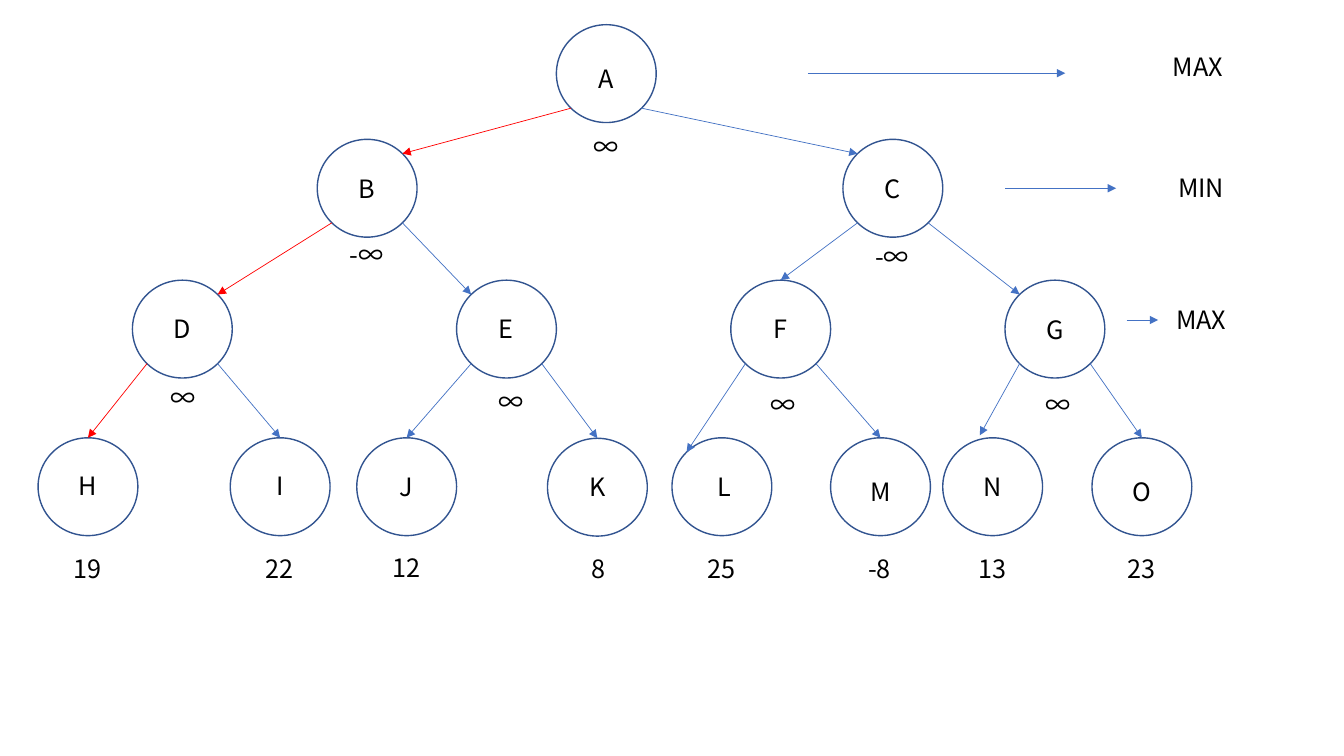
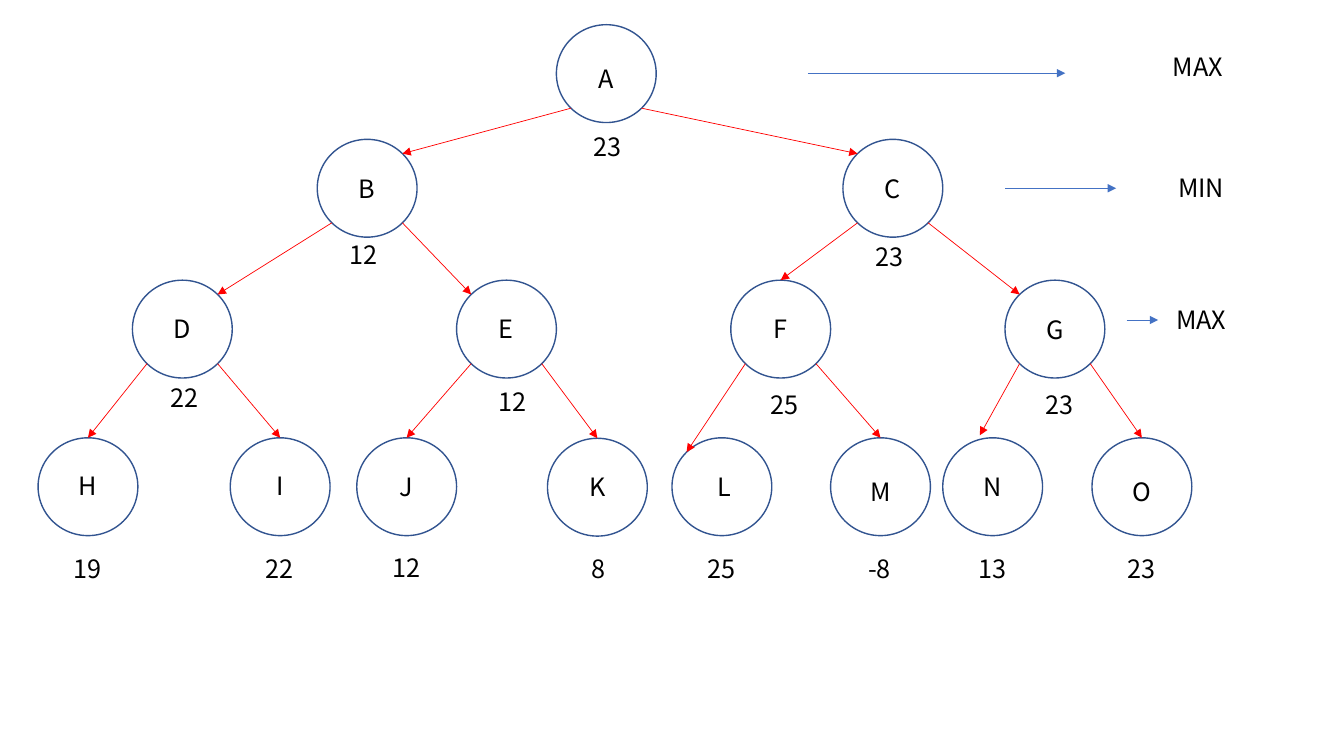
Before and after one commit to JunRock/3Grade, a slide deck: slide 13 of 인공지능/다신 듣지 말것.pptx (slide 12 before the commit). Drawn at 1344x756 pixels with LibreOffice and Linux fonts; fonts in the diff are those of the drawing. Boxes give left, top, right and bottom in pixels: in the first picture for what was removed or moved away, otherwise in the second. Text is boxed around its words. In the diff, an @@ line names an element or a change of style, - is before the commit and + after.

```diff
--- a/인공지능/다신 듣지 말것.pptx
+++ b/인공지능/다신 듣지 말것.pptx
@@ arrow (641, 108) - (858, 153): stroke #4472C4 0.5 pt to #FF0000 0.5 pt @@
@@ text at [594, 137, 622, 157]: text changed @@
-∞
+23
@@ arrow (402, 223) - (471, 294): stroke #4472C4 0.5 pt to #FF0000 0.5 pt @@
@@ arrow (858, 223) - (781, 280): stroke #4472C4 0.5 pt to #FF0000 0.5 pt @@
@@ arrow (929, 223) - (1020, 294): stroke #4472C4 0.5 pt to #FF0000 0.5 pt @@
@@ text at [350, 245, 378, 264]: text changed @@
--∞
+12
@@ text at [875, 247, 903, 267]: text changed @@
--∞
+23
@@ text at [171, 388, 199, 407]: text changed @@
-∞
+22
@@ arrow (218, 364) - (280, 438): stroke #4472C4 0.5 pt to #FF0000 0.5 pt @@
@@ arrow (471, 364) - (406, 438): stroke #4472C4 0.5 pt to #FF0000 0.5 pt @@
@@ arrow (541, 364) - (598, 439): stroke #4472C4 0.5 pt to #FF0000 0.5 pt @@
@@ arrow (746, 364) - (687, 453): stroke #4472C4 0.5 pt to #FF0000 0.5 pt @@
@@ arrow (817, 364) - (881, 438): stroke #4472C4 0.5 pt to #FF0000 0.5 pt @@
@@ arrow (1020, 364) - (980, 436): stroke #4472C4 0.5 pt to #FF0000 0.5 pt @@
@@ arrow (1091, 364) - (1142, 438): stroke #4472C4 0.5 pt to #FF0000 0.5 pt @@
@@ text at [499, 392, 527, 411]: text changed @@
-∞
+12
@@ text at [771, 395, 799, 415]: text changed @@
-∞
+25
@@ text at [1045, 395, 1073, 415]: text changed @@
-∞
+23
```
Also in this commit, not shown: 8 other slides changed, 52 slides added, 1 slide removed, 2 other files.
